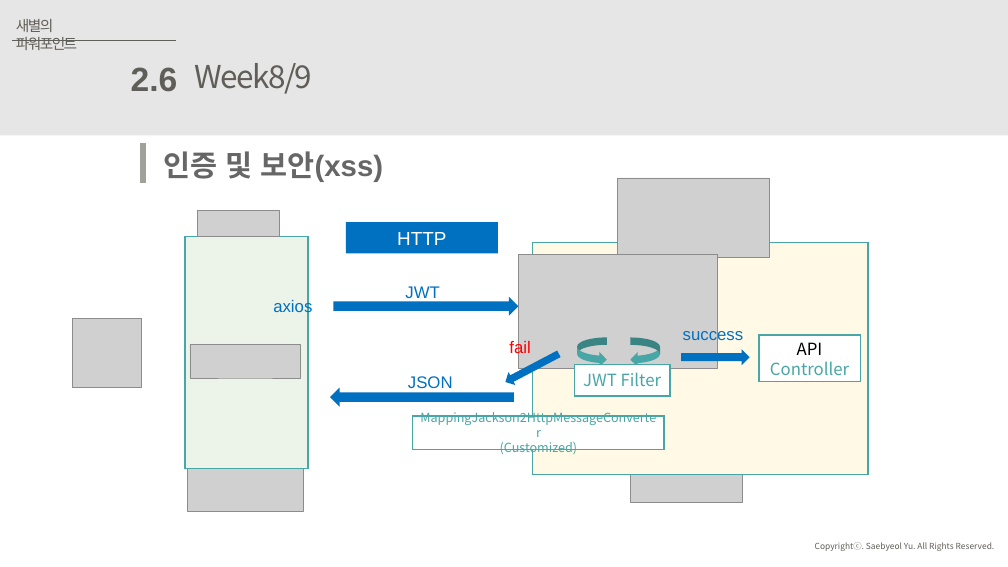
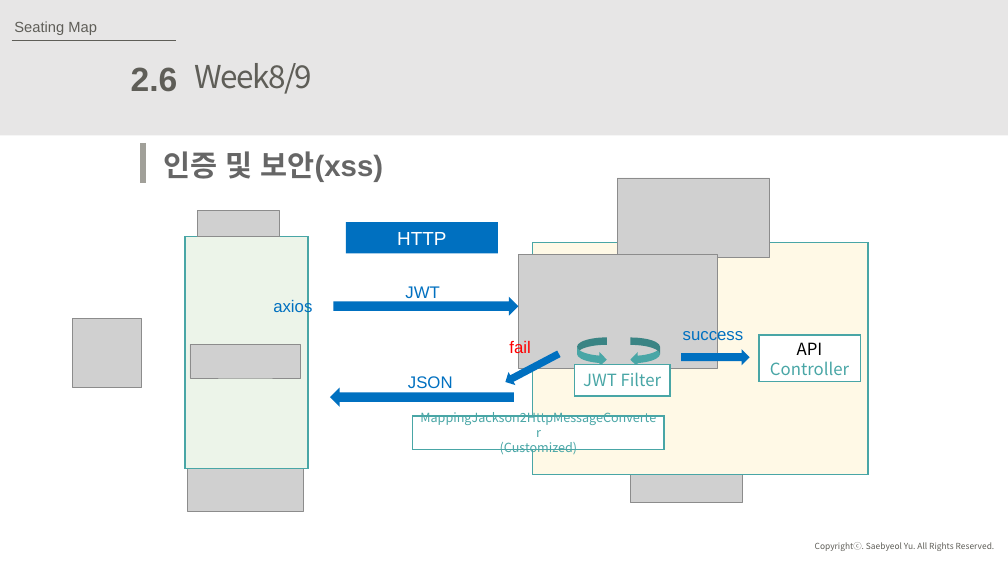
Before and after one commit to JuJinPark/interproject-process, a slide deck: slide 17 of 발표/internProject(20191010).pptx. Drawn at 1008x567 pixels with LibreOffice and Linux fonts; fonts in the diff are those of the drawing; grey boxes stand for pictures. Boxes give left, top, right and bottom in pixels: in the first picture for what was removed or moved away, otherwise in the second. Text is boxed around its words. In the diff, an @@ line names an element or a change of style, - is before the commit and + after.

```diff
--- a/발표/internProject(20191010).pptx
+++ b/발표/internProject(20191010).pptx
@@ text added at box(14, 21, 97, 35), 14 pt, text #5F5E58 @@
+Seating Map
@@ text removed at box(16, 19, 77, 50) @@
-새별의 파워포인트
```
Also in this commit, not shown: 16 other slides changed, 1 slide added.
